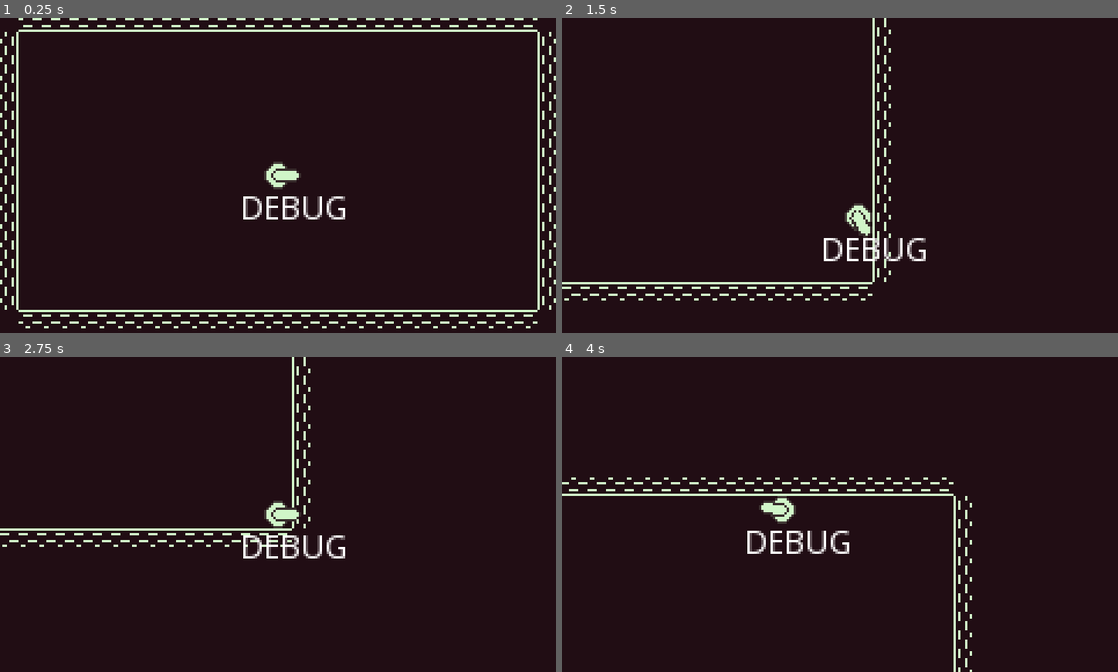
Above: before the commit, frames 1-4 (two rows, left to right).
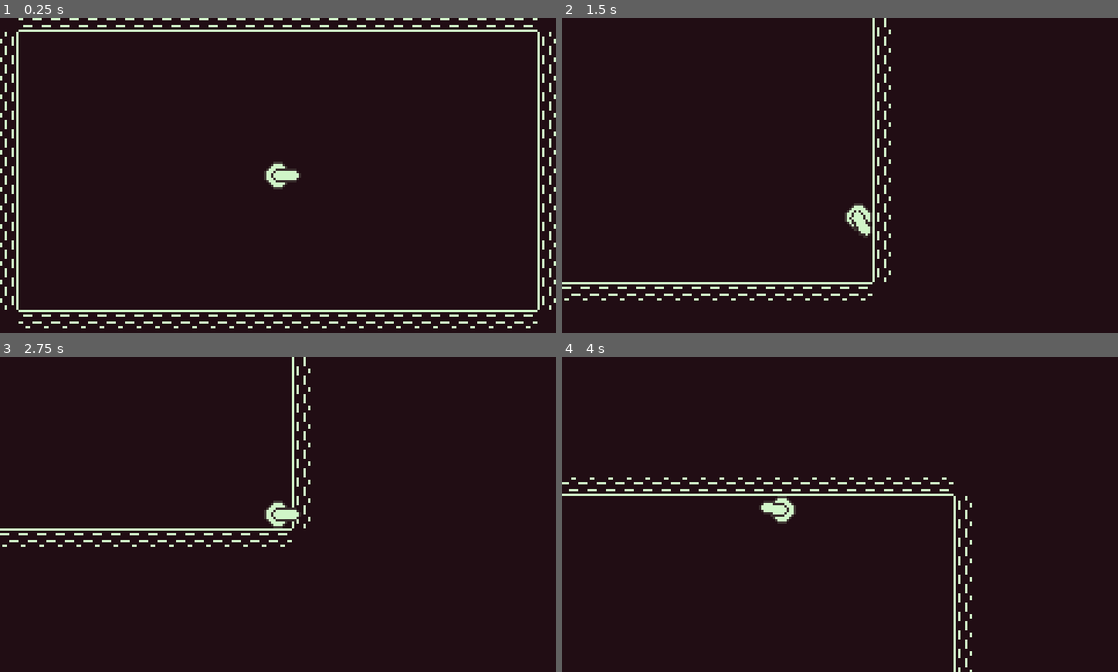
Above: after the commit, the same moments.

Repository: leafo/godot-game-1
Game: Godot game, scene res://Node.tscn
Two runs of this game, one before a commit and one after it. Both use one fixed random seed, a clock stepped at 60 frames per second and the inputs below.
Inputs:
- Up to frame 1 (0.25 s): no input
- Up to frame 2 (1.5 s): tap Enter (ui_accept) at 0.5, 0.77 s; hold Right (ui_right) 0.53-1.28 s; hold Down (ui_down) from 1.28 s (still down)
- Up to frame 3 (2.75 s): tap Enter (ui_accept) at 1.52 s; release Down (ui_down) at 2.03 s; hold Right (ui_right) from 2.03 s (still down)
- Up to frame 4 (4 s): tap Enter (ui_accept) at 2.75, 3.02, 3.77 s; release Right (ui_right) at 2.78 s; hold Up (ui_up) 2.78-3.53 s; hold Left (ui_left) from 3.53 s (still down)

The runs differ from the first frame. In frame 1, 0.7% of the frame differs, in the area x 43-63%, y 56-64%; in frame 2, 0.6%; in frame 3, 0.6%; in frame 4, 0.7%.

Commit message:
add html5 export

Diff:
--- /dev/null
+++ b/Bullet.gd
@@ -0,0 +1,13 @@
+extends KinematicBody2D
+
+var SPEED = 200
+
+export var direction = Vector2()
+
+func _ready():
+	# Called every time the node is added to the scene.
+	# Initialization here
+	pass
+
+func _physics_process(delta):
+	pass
--- /dev/null
+++ b/Bullet.tscn
@@ -0,0 +1,28 @@
+[gd_scene load_steps=4 format=2]
+
+[ext_resource path="res://Bullet.gd" type="Script" id=1]
+[ext_resource path="res://icon.png" type="Texture" id=2]
+
+[sub_resource type="RectangleShape2D" id=1]
+
+custom_solver_bias = 0.0
+extents = Vector2( 6.16215, 6.30493 )
+
+[node name="Bullet" type="KinematicBody2D" index="0"]
+
+input_pickable = false
+collision_layer = 1
+collision_mask = 1
+collision/safe_margin = 0.08
+script = ExtResource( 1 )
+direction = Vector2( 0, 0 )
+
+[node name="Sprite" type="Sprite" parent="." index="0"]
+
+scale = Vector2( 0.2, 0.2 )
+texture = ExtResource( 2 )
+_sections_unfolded = [ "Transform" ]
+
+[node name="CollisionShape2D" type="CollisionShape2D" parent="." index="1"]
+
+shape = SubResource( 1 )
--- /dev/null
+++ b/Node.gd
@@ -0,0 +1,5 @@
+extends Node
+
+func _ready():
+	if OS.get_name() == "HTML5":
+		OS.set_window_maximized(true)
--- a/Node.tscn
+++ b/Node.tscn
@@ -1,21 +1,24 @@
-[gd_scene load_steps=6 format=2]
+[gd_scene load_steps=7 format=2]
 
-[ext_resource path="res://Tiles.tres" type="TileSet" id=1]
-[ext_resource path="res://Player.gd" type="Script" id=2]
-[ext_resource path="res://player.png" type="Texture" id=3]
-[ext_resource path="res://turrent.png" type="Texture" id=4]
+[ext_resource path="res://Node.gd" type="Script" id=1]
+[ext_resource path="res://Tiles.tres" type="TileSet" id=2]
+[ext_resource path="res://Player.gd" type="Script" id=3]
+[ext_resource path="res://player.png" type="Texture" id=4]
+[ext_resource path="res://turrent.png" type="Texture" id=5]
 
 [sub_resource type="RectangleShape2D" id=1]
 
 custom_solver_bias = 0.0
 extents = Vector2( 6, 6 )
 
-[node name="Node" type="Node" index="0"]
+[node name="Main" type="Node" index="0"]
+
+script = ExtResource( 1 )
 
 [node name="TileMap" type="TileMap" parent="." index="0"]
 
 mode = 0
-tile_set = ExtResource( 1 )
+tile_set = ExtResource( 2 )
 cell_size = Vector2( 8, 8 )
 cell_quadrant_size = 16
 cell_custom_transform = Transform2D( 1, 0, 0, 1, 0, 0 )
@@ -43,25 +46,26 @@
 collision_layer = 1
 collision_mask = 1
 collision/safe_margin = 0.08
-script = ExtResource( 2 )
+script = ExtResource( 3 )
 __meta__ = {
 "_edit_group_": true
 }
 
 [node name="Body" type="Sprite" parent="Player" index="0"]
 
-texture = ExtResource( 3 )
+texture = ExtResource( 4 )
 _sections_unfolded = [ "Offset", "Transform" ]
 
 [node name="Gun" type="Sprite" parent="Player" index="1"]
 
-texture = ExtResource( 4 )
+texture = ExtResource( 5 )
 centered = false
 offset = Vector2( -3, -3 )
 _sections_unfolded = [ "Offset", "Transform" ]
 
 [node name="Debug" type="RichTextLabel" parent="Player" index="2"]
 
+visible = false
 anchor_left = 0.0
 anchor_top = 0.0
 anchor_right = 0.0
@@ -87,7 +91,7 @@
 scroll_following = false
 selection_enabled = false
 override_selected_font_color = false
-_sections_unfolded = [ "BBCode", "Rect" ]
+_sections_unfolded = [ "BBCode", "Rect", "Visibility" ]
 
 [node name="Camera2D" type="Camera2D" parent="Player" index="3"]
 
Not shown, added: export_presets.cfg
